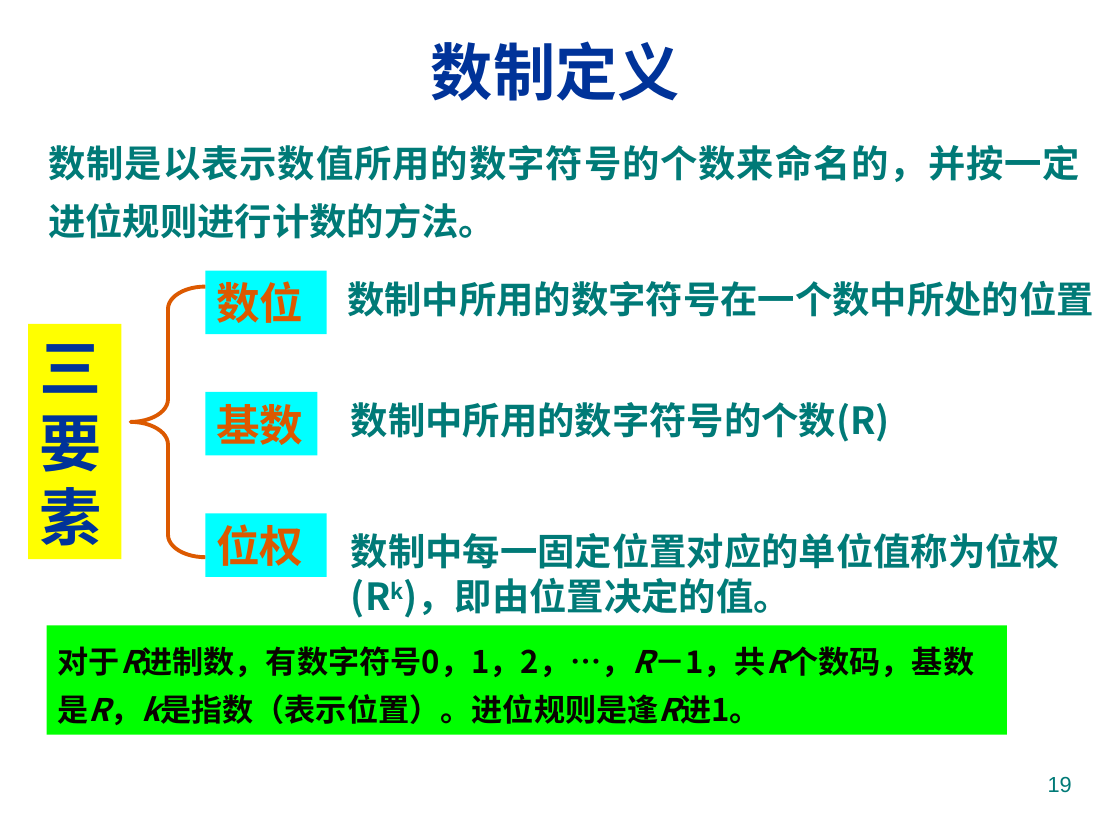
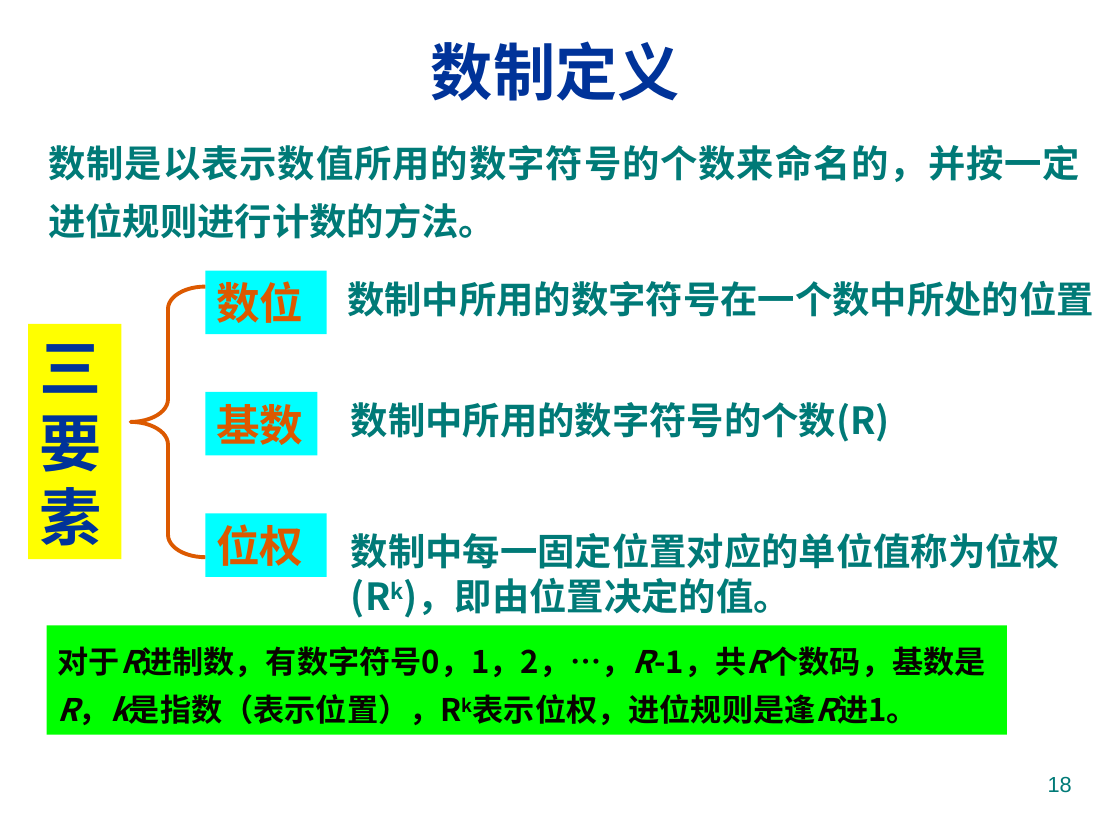
Before and after one commit to jtrfid/C-Repositories, a slide deck: slide 18 of 2016/计算机导论/pptx/第1章计算机文化概论.pptx (slide 19 before the commit). Drawn at 1120x840 pixels with LibreOffice and Linux fonts; fonts in the diff are those of the drawing; background and template pictures are left out. Boxes give left, top, right and bottom in pixels: in the first picture for what was removed or moved away, otherwise in the second. Text is boxed around its words. In the diff, an @@ line names an element or a change of style, - is before the commit and + after.

```diff
--- a/2016/计算机导论/pptx/第1章计算机文化概论.pptx
+++ b/2016/计算机导论/pptx/第1章计算机文化概论.pptx
@@ text in rectangle at [58,646,986,725]: text changed @@
-对于R进制数，有数字符号0，1，2，…，R－1，共R个数码，基数是R，k是指数（表示位置）。进位规则是逢R进1。
+对于R进制数，有数字符号0，1，2，…，R-1，共R个数码，基数是R，k是指数（表示位置），Rk表示位权，进位规则是逢R进1。
@@ page number at [1048,776,1072,793]: text changed @@
-19
+18
```
Also in this commit, not shown: 5 other slides changed, 1 slide removed.
